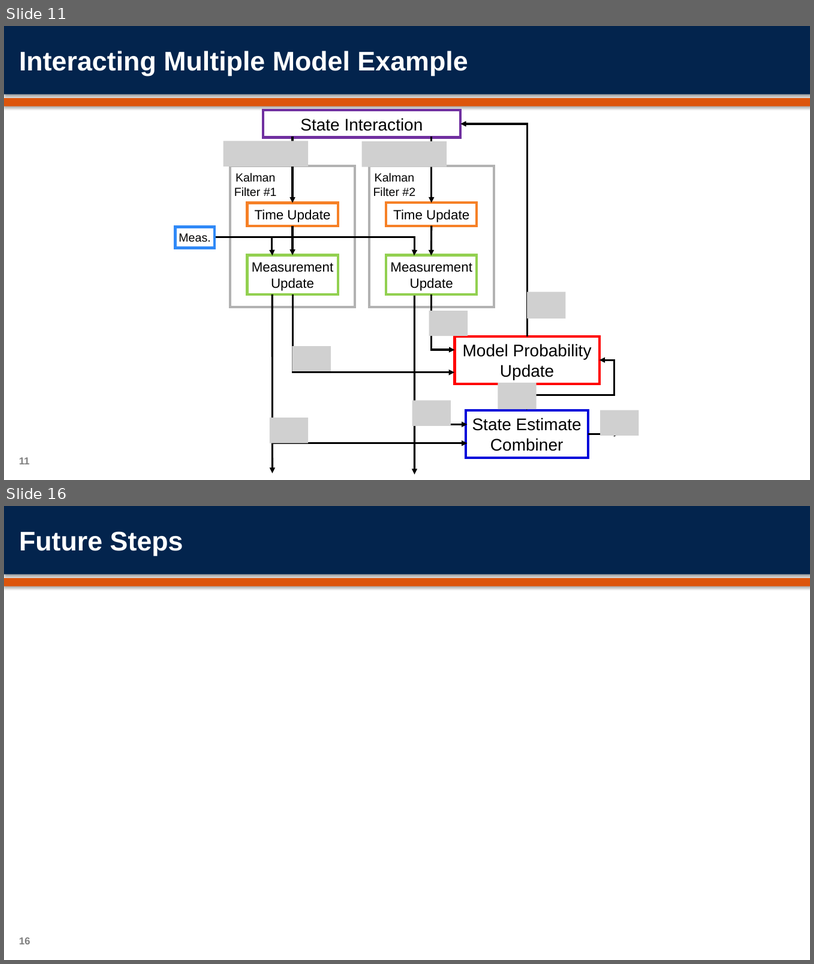
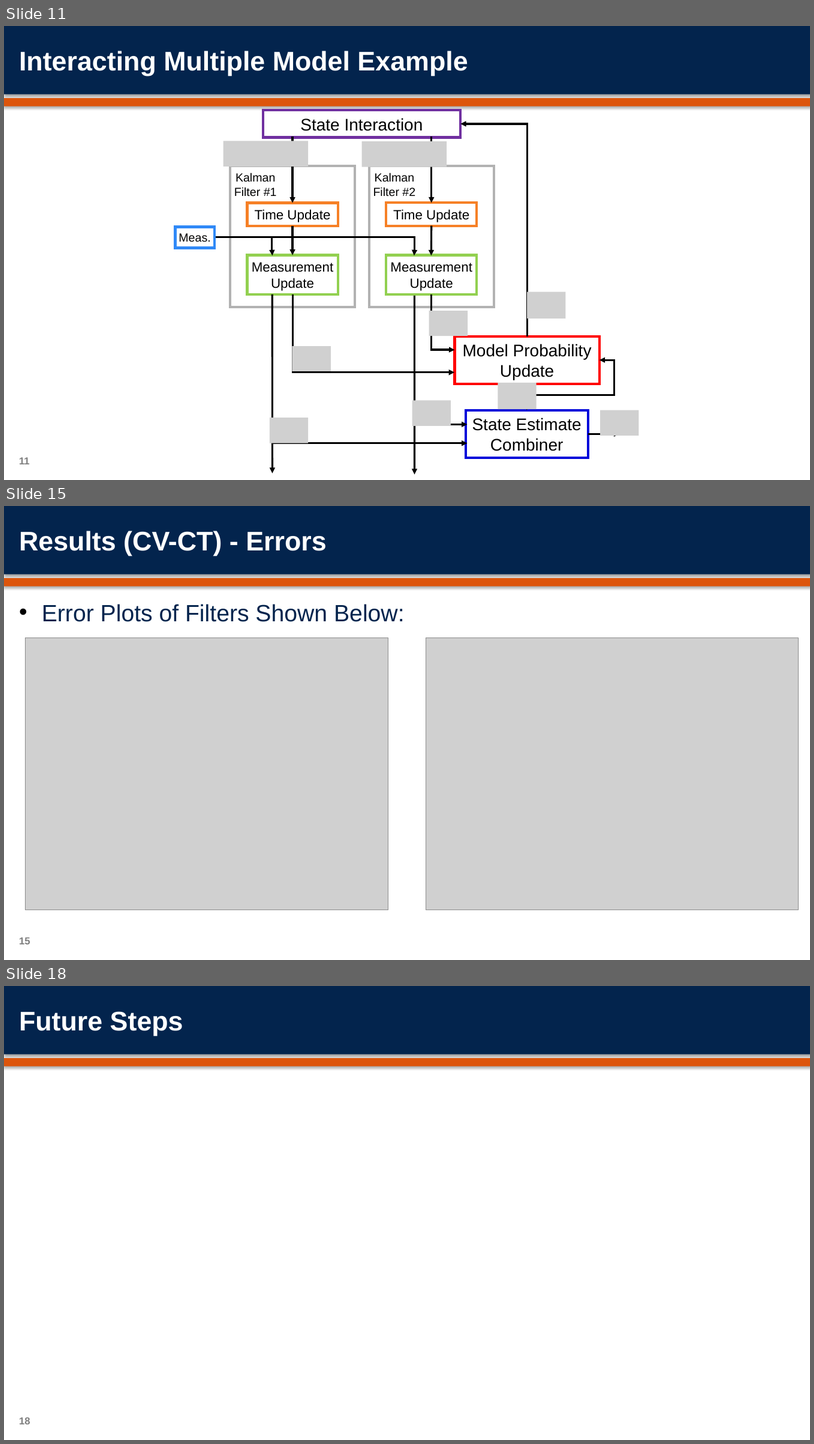
Before and after one commit to orenmillerrr/Optimal-Final-Project, a slide deck: report/OptimalFinalPresentation.pptx. Shown one above the other, each under a label of ours: slides 11 and 16 before the commit, slides 11, 15 and 18 after it; the slides between them are not shown. The pictures are 814x964 and 814x1444 pixels, drawn with LibreOffice and Linux fonts; fonts in the diff are those of the drawing; grey boxes stand for pictures; background and template pictures are left out. Boxes give left, top, right and bottom in pixels: in the first picture for what was removed or moved away, otherwise in the second. Text is boxed around its words. In the diff, an @@ line names an element or a change of style, - is before the commit and + after.

Commit message:
added CV-CT plots

```diff
--- a/report/OptimalFinalPresentation.pptx
+++ b/report/OptimalFinalPresentation.pptx
@@ slide 15 added at bbox=[4, 506, 810, 960], background #FFFFFF; not listed: 2 template elements that a slide beside it also shows @@
@@ title added at bbox=[19, 531, 326, 555], 32 pt, text #FFFFFF, bold @@
+Results (CV-CT) - Errors
@@ text added at bbox=[42, 604, 405, 622], 28 pt, text #03244D @@
+• Error Plots of Filters Shown Below:
@@ picture added at bbox=[26, 637, 389, 910] @@
@@ picture added at bbox=[426, 637, 799, 910] @@
@@ page number added at bbox=[19, 937, 30, 944], 12 pt, text #7F7F7F, bold @@
+15
@@ what was slide 16 is now slide 18 @@
```
Also in this commit, not shown: 2 slides changed, 2 other slides added, 1 slide removed.
